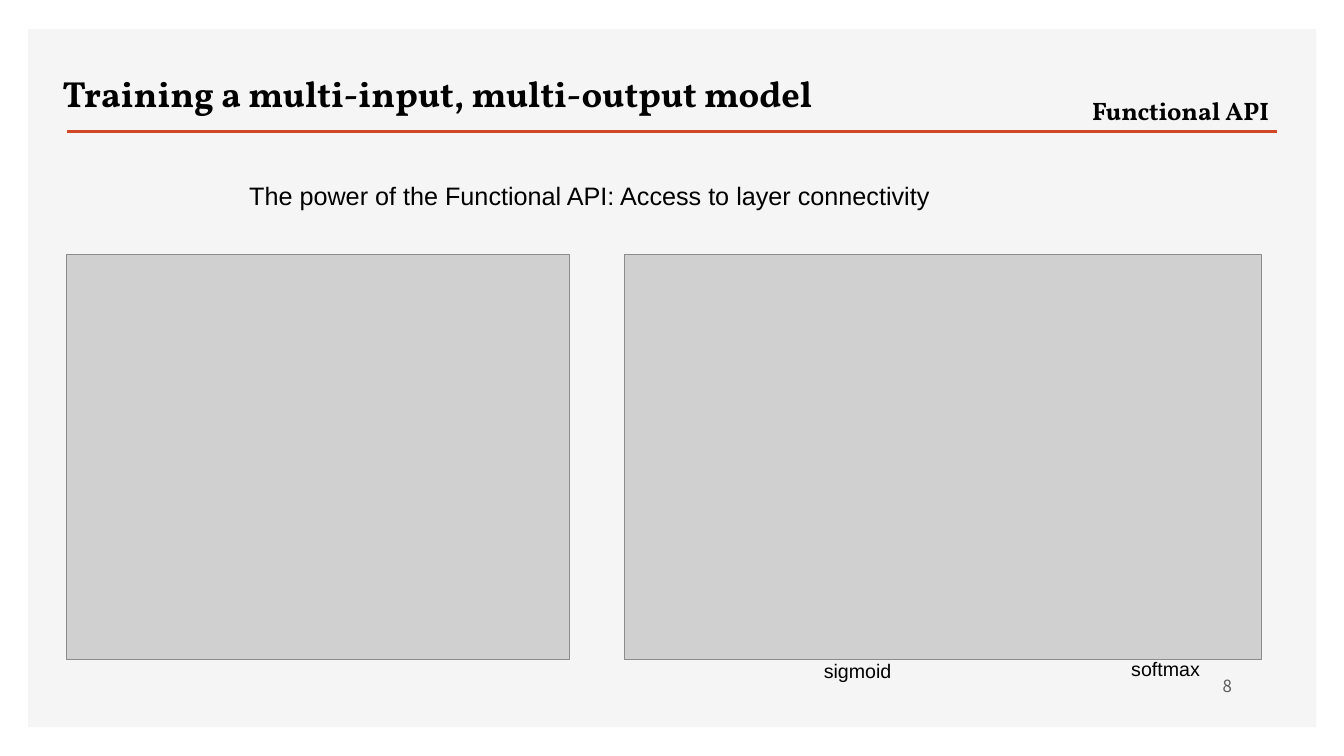
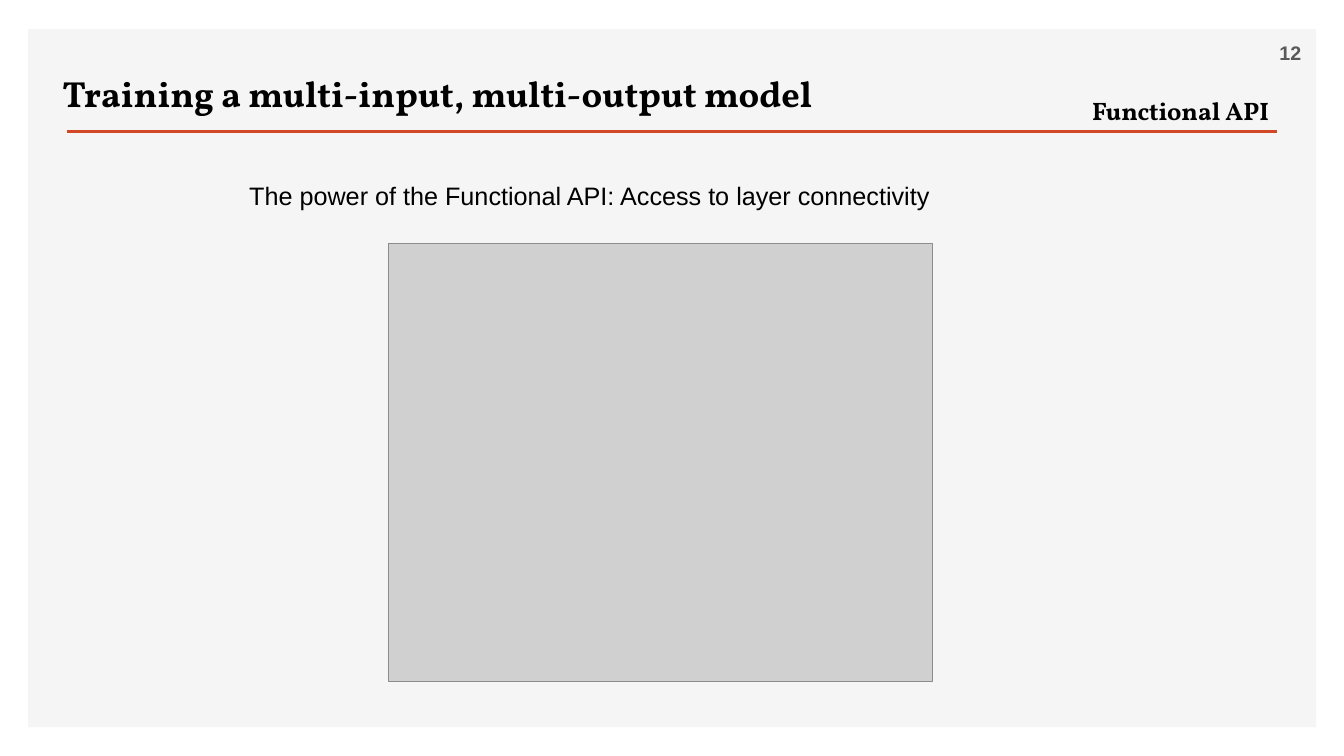
Before and after one commit to ancestor9/2026_Fall_Deep-Learning-with-Python, a slide deck: slide 12 of Chapter 07 A deep dive on Keras.pptx (slide 8 before the commit). Drawn at 1344x756 pixels with LibreOffice and Linux fonts; fonts in the diff are those of the drawing; grey boxes stand for pictures; background and template pictures are left out. Boxes give left, top, right and bottom in pixels: in the first picture for what was removed or moved away, otherwise in the second. Text is boxed around its words. In the diff, an @@ line names an element or a change of style, - is before the commit and + after.

```diff
--- a/Chapter 07 A deep dive on Keras.pptx
+++ b/Chapter 07 A deep dive on Keras.pptx
@@ page number added at (x1=1279, y1=46, x2=1301, y2=60), 14 pt, text #595959, bold @@
+12
@@ picture resized from (x1=67, y1=255, x2=569, y2=659) to (x1=388, y1=243, x2=933, y2=682) @@
@@ picture removed at (x1=624, y1=255, x2=1261, y2=659) @@
@@ text removed at (x1=824, y1=663, x2=892, y2=682) @@
-sigmoid
@@ text removed at (x1=1131, y1=662, x2=1200, y2=677) @@
-softmax
@@ page number removed at (x1=1223, y1=679, x2=1232, y2=692) @@
-8
```
Also in this commit, not shown: 8 other slides changed, 5 slides added.
